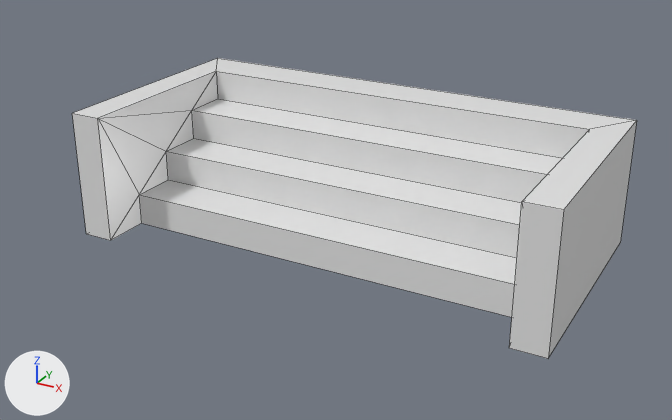
One commit to the FBX model PracaRooseveltMod/Assets/Models/PracaRoosevelt/StairsConcrete3x1.fbx: the scene before it, then after it.
The view is the same before and after, from a 50 mm camera at (-16.03, 33.06, 4.12) aimed at (-18.47, 37.51, 1.89). Every picture has the same lights, and +X, +Y and +Z are marked at lower left. Mesh edges are drawn as thin lines. Where no turn or scale is listed for an object, it has been applied to the vertices.

In view in the first picture: 'ConcreteStairs3x1.002'.
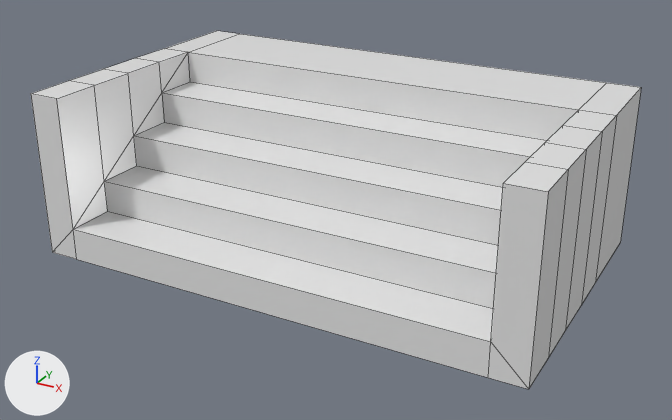
What changed in the scene script:
```text
Change me_concretestairs3x1:
    used by ob_concretestairs3x1_002; location = (-20.0, 37.0, 1.6)
    remove me_concretestairs3x1.from_pydata(...)  # 28 vertices, 30 faces; spans x 0.0..3.0, y 0.0..1.5, z 0.0..0.8
    add me_concretestairs3x1.from_pydata(...)  # 56 vertices, 56 faces; spans x 0.0..3.0, y 0.0..1.8, z 0.0..1.0
    me_concretestairs3x1 part 1
    16 vertices are removed from x 0.0..3.0, y 0.0..1.5, z 0.0..0.8
    30 faces are deleted
    10 vertices are added at x 0.0..3.0, y 0.0..1.8, z 0.0..1.0
    10 new vertices lie (0.0, 0.0, 0.2) away from vertices in x 0.2..2.8, y 0.0..1.2, z 0.0..0.8
    6 new vertices lie (0.0, 0.0, 1.0) away from vertices in x 0.0..3.0, y 0.0..1.8, z 0.0
    6 new vertices lie (0.0, -0.3, 0.0) away from vertices in x 0.0..3.0, y 1.2, z 0.0..1.0
    6 new vertices lie (0.0, -0.3, 0.0) away from vertices in x 0.0..3.0, y 0.9, z 0.0..1.0
    6 new vertices lie (0.0, -0.3, 0.0) away from vertices in x 0.0..3.0, y 0.6, z 0.0..1.0
    8 new faces join them, mat_bluepaint (white #e7e7e7)
    48 new faces join them, mat_concrete (white #e7e7e7)
Change ob_concretestairs3x1_002:
    ob_concretestairs3x1_002.location: (-20.0, 37.0, 1.6) -> (-20.0, 36.7, 1.6)
```

Changed parts and their boxes [x1, y1, x2, y2] in the pictures (672 x 420 px):
'ConcreteStairs3x1.002', reshaped, moved (8% wider, 19% taller): before [72, 58, 637, 358]; after [31, 31, 641, 389]
